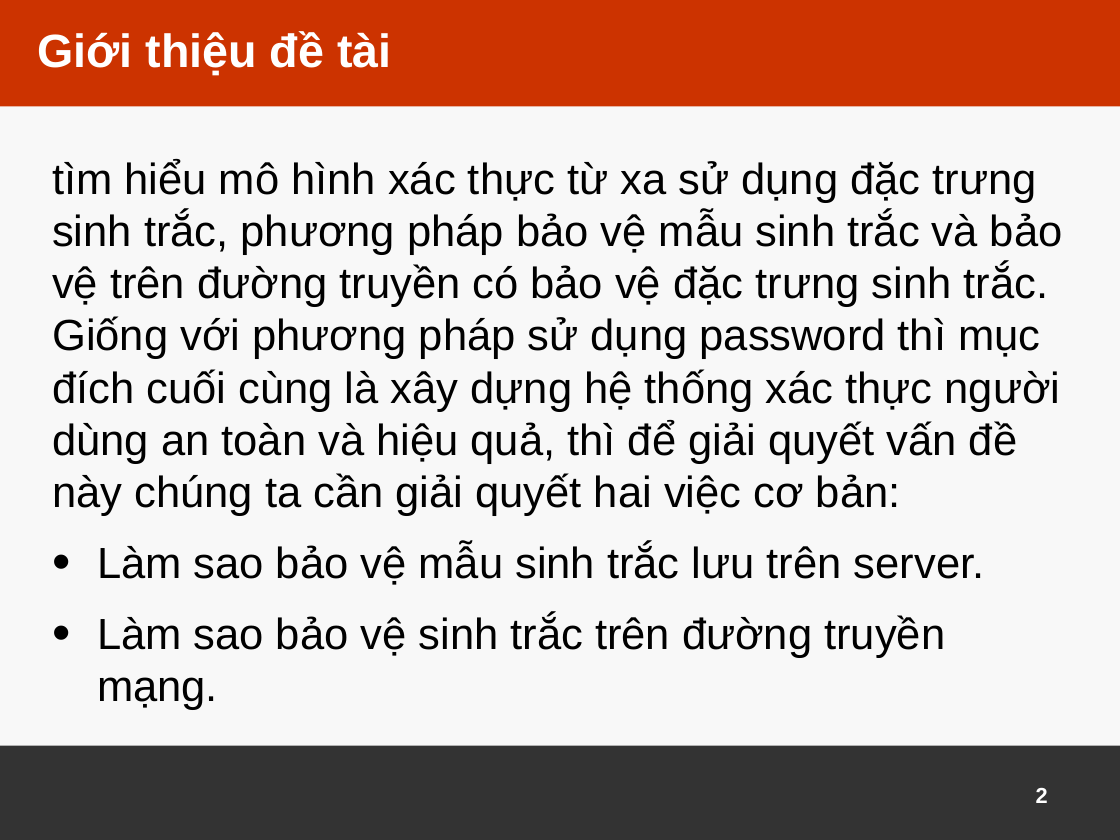
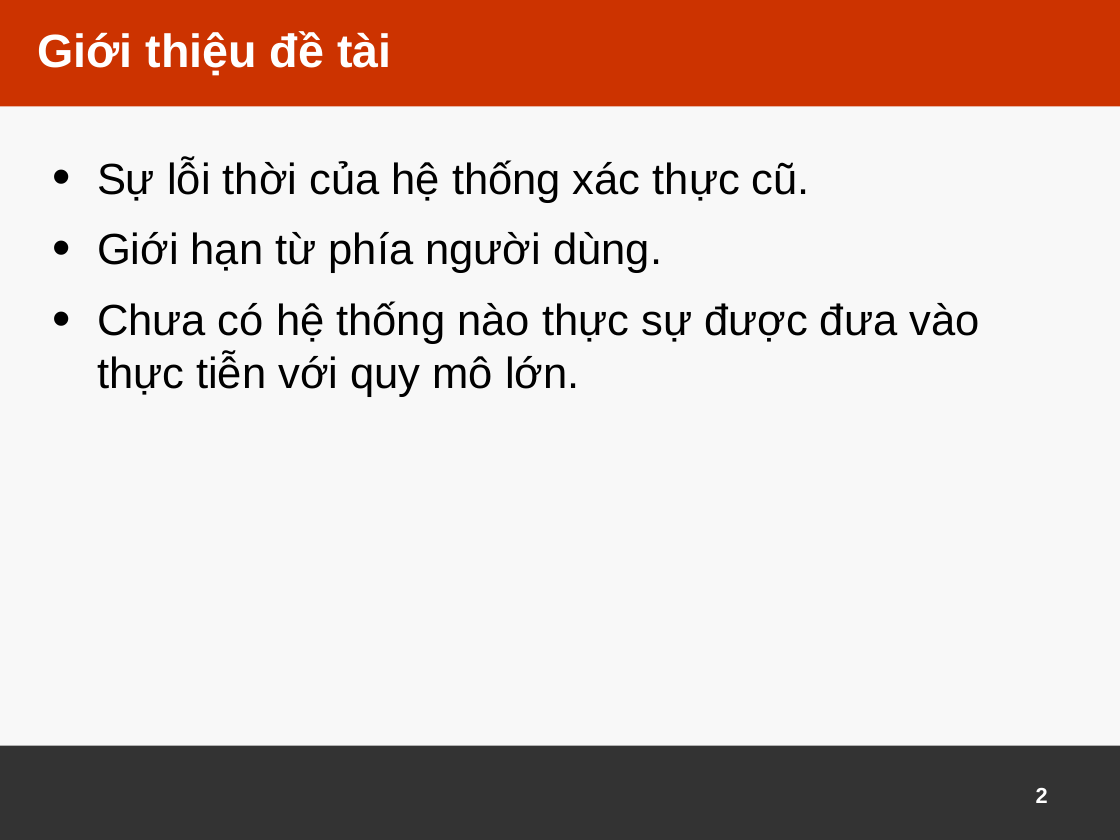
Before and after one commit to xnguyena2/test, a slide deck: slide 2 of Slide.pptx. Drawn at 1120x840 pixels with LibreOffice and Linux fonts; fonts in the diff are those of the drawing; background and template pictures are left out. Boxes give left, top, right and bottom in pixels: in the first picture for what was removed or moved away, otherwise in the second. Text is boxed around its words. In the diff, an @@ line names an element or a change of style, - is before the commit and + after.

```diff
--- a/Slide.pptx
+++ b/Slide.pptx
@@ text at [97,159,979,397]: text changed @@
-tìm hiểu mô hình xác thực từ xa sử dụng đặc trưng sinh trắc, phương pháp bảo vệ mẫu sinh trắc và bảo vệ trên đường truyền có bảo vệ đặc trưng sinh trắc. Giống với phương pháp sử dụng password thì mục đích cuối cùng là xây dựng hệ thống xác thực người dùng an toàn và hiệu quả, thì để giải quyết vấn đề này chúng ta cần giải quyết hai việc cơ bản:
-• Làm sao bảo vệ mẫu sinh trắc lưu trên server.
-• Làm sao bảo vệ sinh trắc trên đường truyền mạng.
+• Sự lỗi thời của hệ thống xác thực cũ.
+• Giới hạn từ phía người dùng.
+• Chưa có hệ thống nào thực sự được đưa vào thực tiễn với quy mô lớn.
```
Also in this commit, not shown: 2 other slides changed, 10 slides added, 2 other files.
